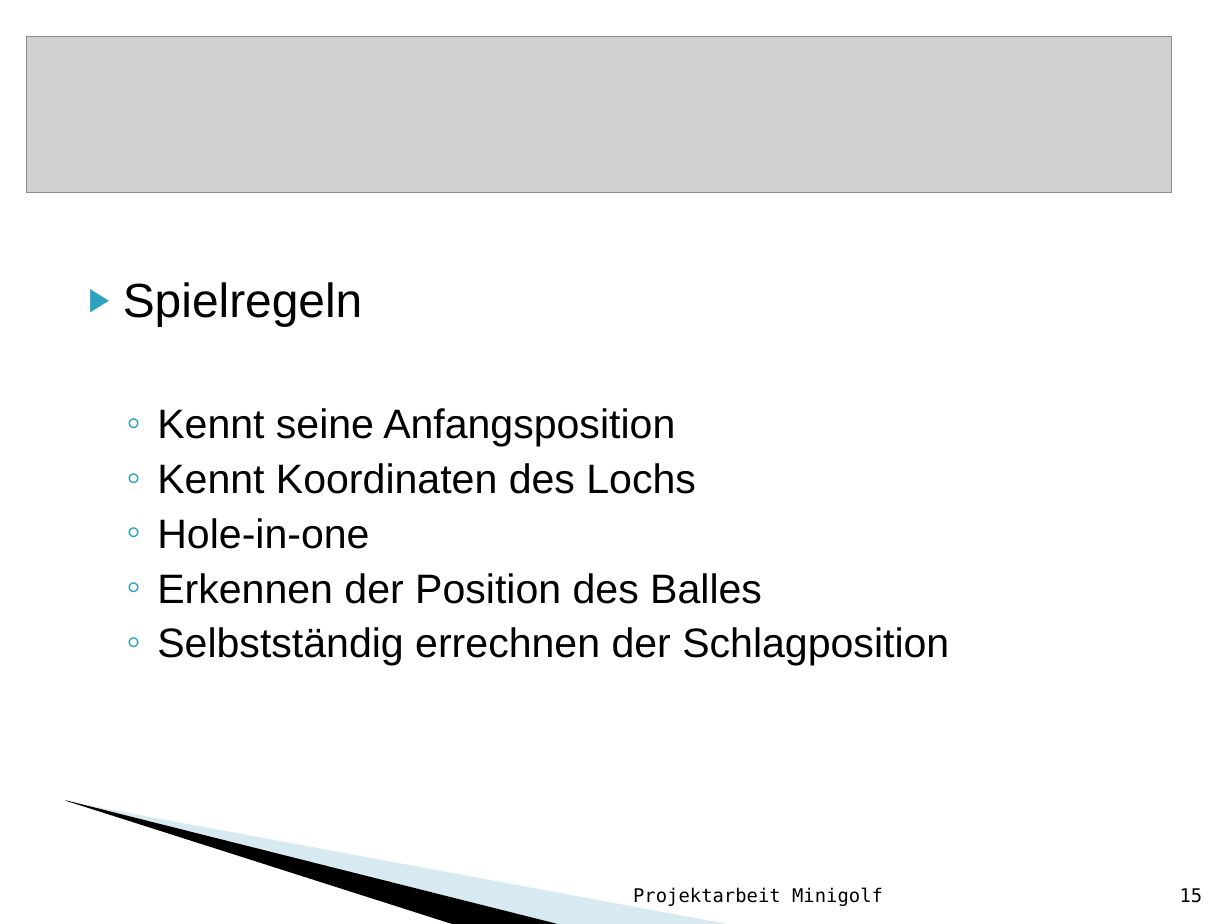
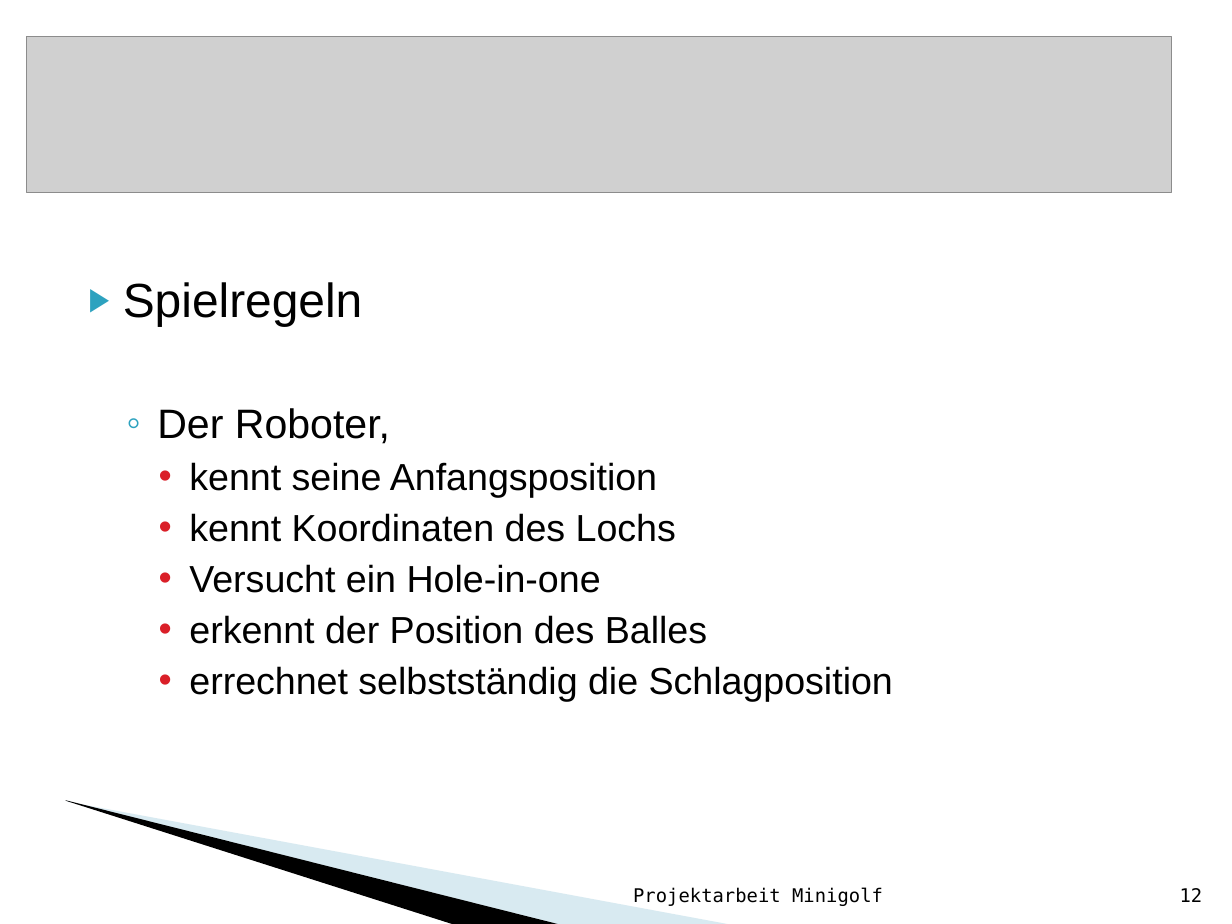
Before and after one commit to Rabbit2Clone/LegoMinigolfV1, a slide deck: slide 12 of Minigolf_mit_Lego_Mindstorms.ppt (slide 15 before the commit). Drawn at 1232x924 pixels with LibreOffice and Linux fonts; fonts in the diff are those of the drawing; grey boxes stand for pictures; background and template pictures are left out. Boxes give left, top, right and bottom in pixels: in the first picture for what was removed or moved away, otherwise in the second. Text is boxed around its words. In the diff, an @@ line names an element or a change of style, - is before the commit and + after.

```diff
--- a/Minigolf_mit_Lego_Mindstorms.ppt
+++ b/Minigolf_mit_Lego_Mindstorms.ppt
@@ text at (157, 408, 893, 702): text changed; size 24 to 22 pt @@
-  ◦ Kennt seine Anfangsposition
-  ◦ Kennt Koordinaten des Lochs
-  ◦ Hole-in-one
-  ◦ Erkennen der Position des Balles
-  ◦ Selbstständig errechnen der Schlagposition
+  ◦ Der Roboter,
+    • kennt seine Anfangsposition
+    • kennt Koordinaten des Lochs
+    • Versucht ein Hole-in-one
+    • erkennt der Position des Balles
+    • errechnet selbstständig die Schlagposition
@@ page number at (1180, 888, 1203, 902): text changed @@
-15
+12
```
Also in this commit, not shown: 9 other slides changed, 5 slides removed, 6 other files.
